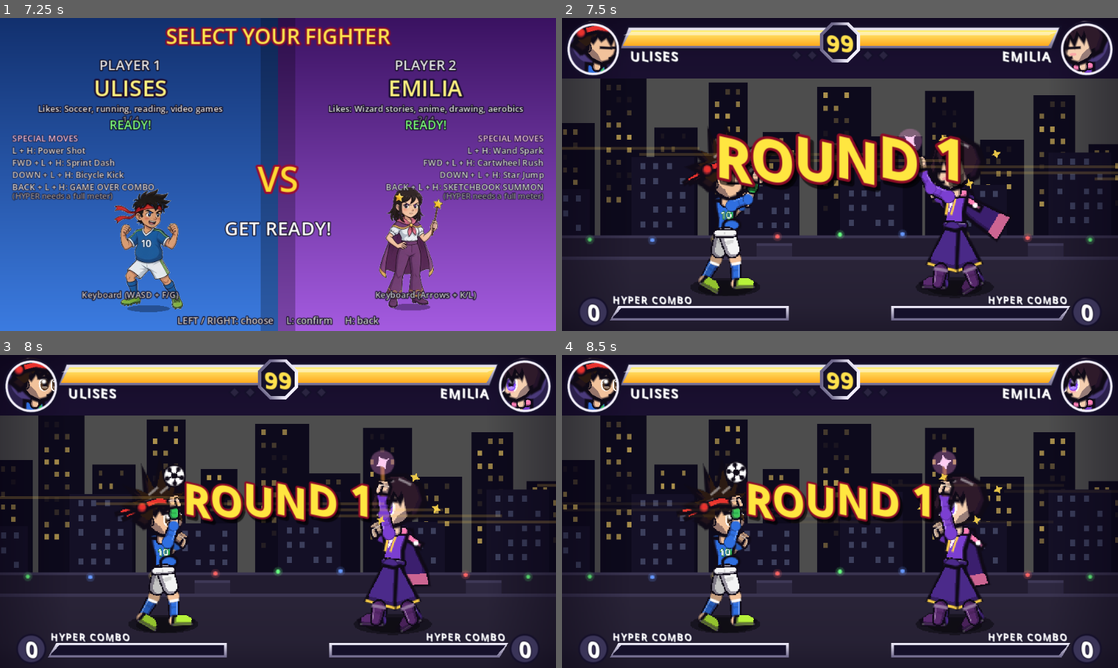
Above: before the commit, frames 1-4 (two rows, left to right).
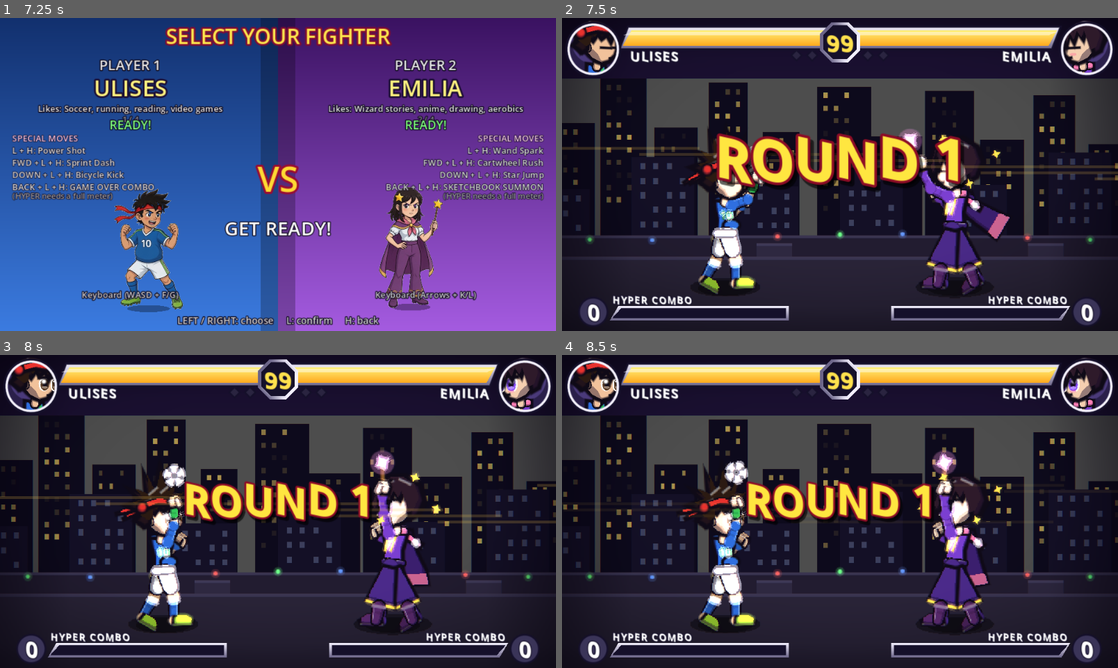
Above: after the commit, the same moments.

Repository: timoteoponce/fighting-game
Game: Godot game, scene res://scenes/main.tscn
Same seed, same stepped clock (60 frames per second), same inputs: the game is played once before the commit and once after it.
Inputs:
- Up to frame 1 (7.25 s): tap Enter at 0.5, 4.35 s; hold D 0.53-1.28 s; tap F at 0.6, 6.6 s; hold S 1.28-2.03 s; tap G at 1.35 s; hold D 2.03-2.78 s; tap 1 at 2.1 s; hold W 2.78-3.53 s; tap K at 2.85 s; hold A 3.53-5.03 s; tap L at 3.6 s; hold S 5.03-5.78 s; tap Backspace at 5.1 s; hold D 5.78-6.53 s; tap R at 5.85 s; hold W from 6.53 s (still down)
- Up to frame 2 (7.5 s): release W at 7.28 s; hold D from 7.28 s (still down); tap G at 7.35 s
- Up to frame 3 (8 s): keep holding D
- Up to frame 4 (8.5 s): release D at 8.03 s; hold S from 8.03 s (still down); tap 1 at 8.1 s

Frame 1 is identical in both runs. In frame 2, 1.8% of the frame differs, in the area x 0-100%, y 23-88%; in frame 3, 2.2%; in frame 4, 2.2%, in the area x 0-100%, y 21-88%.

Commit message:
Phase 2: add post-FX shader (bloom, impact frame, chromatic aberration, vignette)

Diff:
--- a/scripts/fight/fight.gd
+++ b/scripts/fight/fight.gd
@@ -19,6 +19,7 @@
 var projectiles: Array[Projectile] = []
 var stage: Stage
 var effects: Effects
+var post_mat: ShaderMaterial
 var camera: Camera2D
 var hud: Hud
 var debug_draw: Node2D
@@ -39,6 +40,9 @@
 var slowmo := 0
 var shake := 0.0
 var flash := 0  # full-screen white flash frames
+## Impact-frame strength for the post-FX shader. Set hard on a heavy/special
+## connect and decays over a few frames, giving that 1-2 frame white punch.
+var impact := 0.0
 
 var round_num := 1
 var wins := [0, 0]
@@ -99,12 +103,27 @@
 	world.add_child(camera)
 	camera.make_current()
 	effects.cam = camera
+	# Post-FX: bloom, impact frame, chromatic aberration, vignette. Above the
+	# world, below the comic/HUD layers so it never touches the lettering.
+	var post := CanvasLayer.new()
+	post.layer = 10
+	add_child(post)
+	post_mat = ShaderMaterial.new()
+	post_mat.shader = load("res://shaders/post_fx.gdshader")
+	var post_rect := ColorRect.new()
+	post_rect.color = Color(1, 1, 1, 1)
+	post_rect.anchor_right = 1.0
+	post_rect.anchor_bottom = 1.0
+	post_rect.material = post_mat
+	post.add_child(post_rect)
 	# Comic words and speech bubbles: above the arena, below the HUD, and at
 	# screen resolution so the lettering stays crisp.
 	var comic := CanvasLayer.new()
+	comic.layer = 20
 	add_child(comic)
 	comic.add_child(effects.ink)
 	var layer := CanvasLayer.new()
+	layer.layer = 30
 	add_child(layer)
 	hud = Hud.new()
 	hud.fight = self
@@ -168,8 +187,14 @@
 	effects.step()
 	banner_t += 1
 	shake = maxf(0.0, shake - 0.5)
+	impact = maxf(0.0, impact - 0.2)
 	if flash > 0:
 		flash -= 1
+	# Feed the post-FX shader. `flash` is a frame count, so normalise it.
+	if post_mat != null:
+		post_mat.set_shader_parameter("shake", shake)
+		post_mat.set_shader_parameter("impact", impact)
+		post_mat.set_shader_parameter("flash", clampf(float(flash) / 8.0, 0.0, 1.0))
 	camera.offset = Vector2(randf_range(-shake, shake), randf_range(-shake, shake))
 	debug_draw.queue_redraw()
 	if freeze > 0:
@@ -380,6 +405,7 @@
 	hitstop = maxi(hitstop, m.hitstop)
 	if heavy:
 		shake = maxf(shake, 3.0 + m.level + m.shake)
+		impact = maxf(impact, 0.35 + 0.25 * m.level)
 	if m.flash > 0:
 		flash = maxi(flash, m.flash)
 	# Big hits shake your belongings loose. One item per hit, so a long combo
--- /dev/null
+++ b/shaders/post_fx.gdshader
@@ -0,0 +1,57 @@
+shader_type canvas_item;
+
+// Full-screen post-processing for the arena. Sits on a CanvasLayer above the
+// world TextureRect but below the comic/HUD layers, so it never touches the
+// lettering. Samples the already-composited screen with linear filtering even
+// though the world upscales with nearest-neighbour, so the bloom stays smooth.
+
+uniform sampler2D screen_tex : hint_screen_texture, filter_linear;
+uniform vec2 screen_size = vec2(640.0, 360.0);
+uniform float bloom_intensity = 0.55;
+uniform float bloom_threshold = 0.72;
+uniform float impact = 0.0;   // 1-2 frame white punch on heavy/special connects
+uniform float shake = 0.0;    // drives chromatic aberration
+uniform float flash = 0.0;    // white flash (hyper, special connects)
+uniform float vignette = 0.30;
+
+void fragment() {
+	vec2 uv = SCREEN_UV;
+
+	// Chromatic aberration, radial so it is strongest at the edges.
+	float ca = 0.0012 + shake * 0.004;
+	vec2 dir = (uv - vec2(0.5)) * ca;
+	vec3 col;
+	col.r = texture(screen_tex, uv + dir).r;
+	col.g = texture(screen_tex, uv).g;
+	col.b = texture(screen_tex, uv - dir).b;
+
+	// Bloom: bright-pass then a soft golden-angle spiral blur. Cheap at this
+	// resolution and enough to make the additive hit/projectile glow read.
+	vec3 bloom = vec3(0.0);
+	float wsum = 0.0;
+	for (int i = 0; i < 16; i++) {
+		float fi = float(i);
+		float ang = fi * 2.39996;
+		float rad = sqrt((fi + 0.5) / 16.0) * 4.0;
+		vec2 off = vec2(cos(ang), sin(ang)) * rad / screen_size;
+		vec3 s = texture(screen_tex, uv + off).rgb;
+		float lum = dot(s, vec3(0.299, 0.587, 0.114));
+		float w = smoothstep(bloom_threshold, 1.0, lum);
+		bloom += s * w;
+		wsum += w;
+	}
+	bloom /= max(wsum, 1.0);
+	col += bloom * bloom_intensity;
+
+	// Impact frame: a hard white push on heavy/special connects.
+	col = mix(col, vec3(1.0), clamp(impact, 0.0, 1.0) * 0.8);
+
+	// White flash (hyper, special connects).
+	col = mix(col, vec3(1.0), clamp(flash, 0.0, 1.0));
+
+	// Vignette, slightly above centre so the fighters stay bright.
+	float d = distance(uv, vec2(0.5, 0.45));
+	col *= 1.0 - vignette * smoothstep(0.32, 0.78, d);
+
+	COLOR = vec4(col, 1.0);
+}
Not shown, added: shaders/post_fx.gdshader.uid
Not shown, changed: README.md
